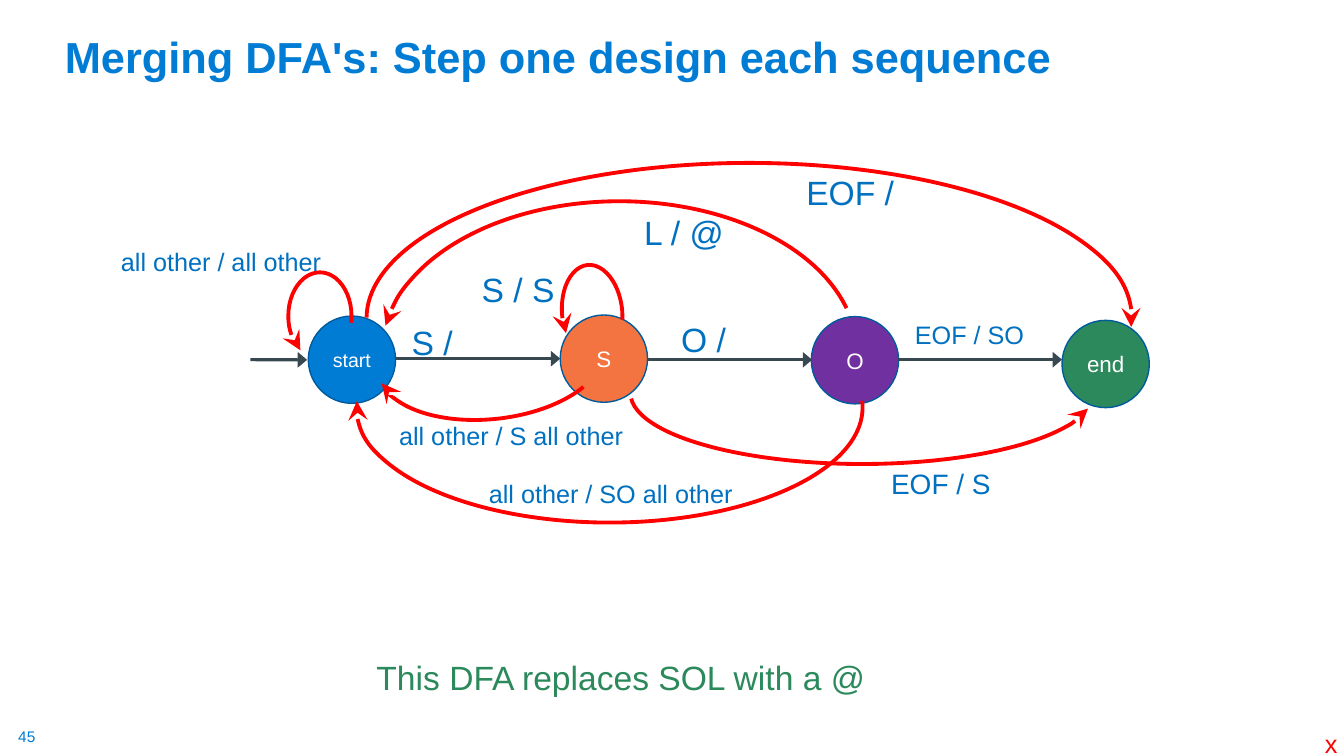
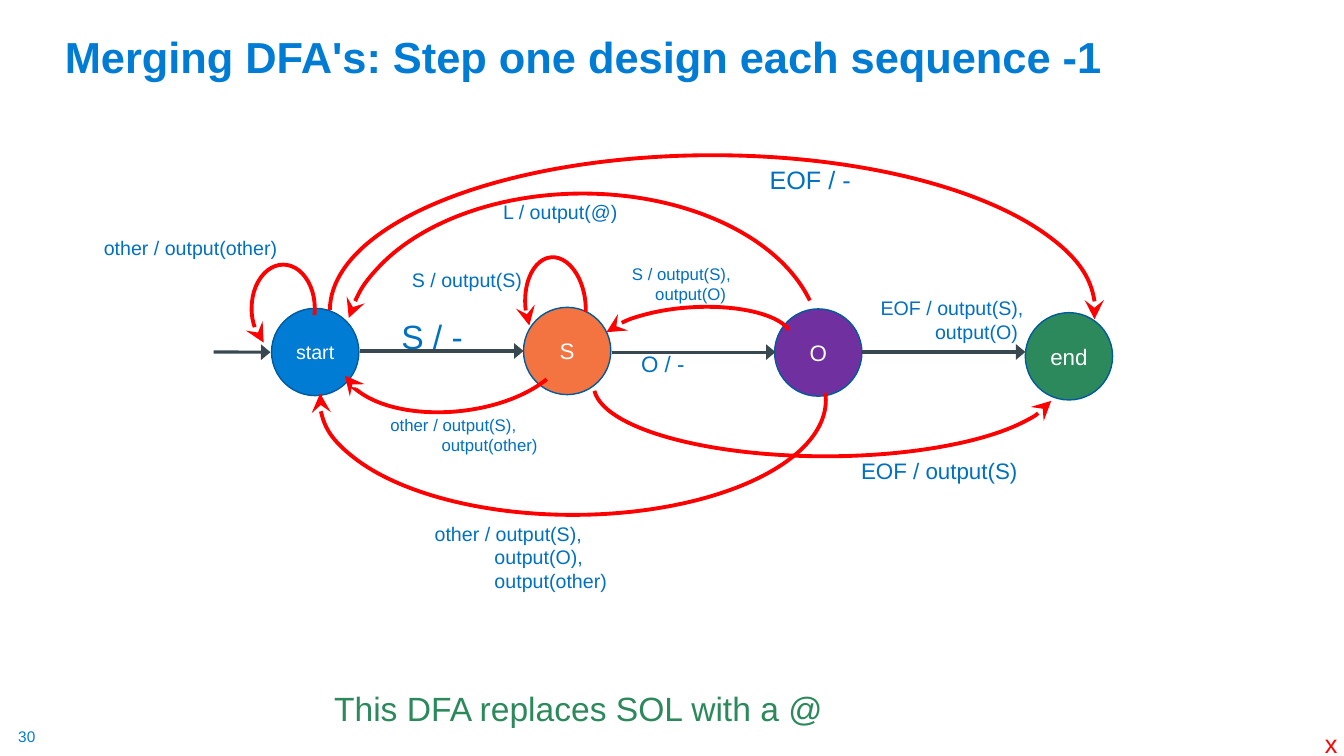
Before and after one commit to cse30-sp24/Cao-slides, a slide deck: slide 30 of 01-C-Part1.pptx (slide 45 before the commit). Drawn at 1344x756 pixels with LibreOffice and Linux fonts; fonts in the diff are those of the drawing. Boxes give left, top, right and bottom in pixels: in the first picture for what was removed or moved away, otherwise in the second. Text is boxed around its words. In the diff, an @@ line names an element or a change of style, - is before the commit and + after.

```diff
--- a/01-C-Part1.pptx
+++ b/01-C-Part1.pptx
@@ title at box(65, 41, 1102, 81): text changed @@
-Merging DFA's: Step one design each sequence
+Merging DFA's: Step one design each sequence -1
@@ text at box(770, 171, 822, 190): text changed; size 24 to 18 pt @@
-EOF /
+EOF / -
@@ text at box(503, 204, 618, 223): text changed; size 24 to 14 pt @@
-L / @
+L / output(@)
@@ text at box(104, 240, 277, 259): text changed; size 18 to 14 pt @@
-all other / all other
+other / output(other)
@@ text added at box(632, 268, 731, 304), 12 pt, text #0070C0 @@
+S / output(S),
+output(O)
@@ 3 arc (boxed as its full ellipse)s: place and size @@
-3 arc (boxed as its full ellipse)s at box(288, 272, 863, 522)
+3 arc (boxed as its full ellipse)s at box(252, 265, 826, 515)
@@ text at box(412, 272, 522, 291): text changed; size 24 to 14 pt @@
-S / S
+S / output(S)
@@ 3 ellipses: place and size @@
-3 ellipses at box(309, 316, 1150, 408)
+3 ellipses at box(271, 308, 1113, 400)
@@ text at box(401, 325, 423, 353): text changed @@
-S /
+S / -
@@ arc (boxed as its full ellipse) added at box(595, 302, 794, 386), outline #FF0000 2.75 pt @@
@@ text at box(881, 300, 1023, 343): text changed; size 18 to 14 pt @@
-EOF / SO
+EOF / output(S),
+output(O)
@@ 4 arc (boxed as its full ellipse)s, 4 arrows, 1 ellipse: place and size @@
-4 arc (boxed as its full ellipse)s, 4 arrows, 1 ellipse at box(250, 163, 1132, 503)
+4 arc (boxed as its full ellipse)s, 4 arrows, 1 ellipse at box(214, 155, 1095, 495)
@@ text at box(641, 356, 658, 373): text changed; size 24 to 16 pt @@
-O /
+O / -
@@ text at box(390, 419, 538, 455): text changed; size 18 to 12 pt @@
-all other / S all other
+other / output(S),
+output(other)
@@ text at box(861, 462, 1018, 484): text changed; size 20 to 16 pt @@
-EOF / S
+EOF / output(S)
@@ text at box(435, 526, 606, 592): text changed; size 18 to 14 pt @@
-all other / SO all other
+other / output(S),
+output(O),
+output(other)
@@ text "This DFA replaces SOL with ...": place and size @@
-text "This DFA replaces SOL with ..." at box(376, 665, 822, 697)
+text "This DFA replaces SOL with ..." at box(334, 696, 779, 728)
@@ page number at box(18, 731, 35, 742): text changed @@
-45
+30
```
Also in this commit, not shown: 33 other slides changed, 4 slides added, 1 slide removed.
